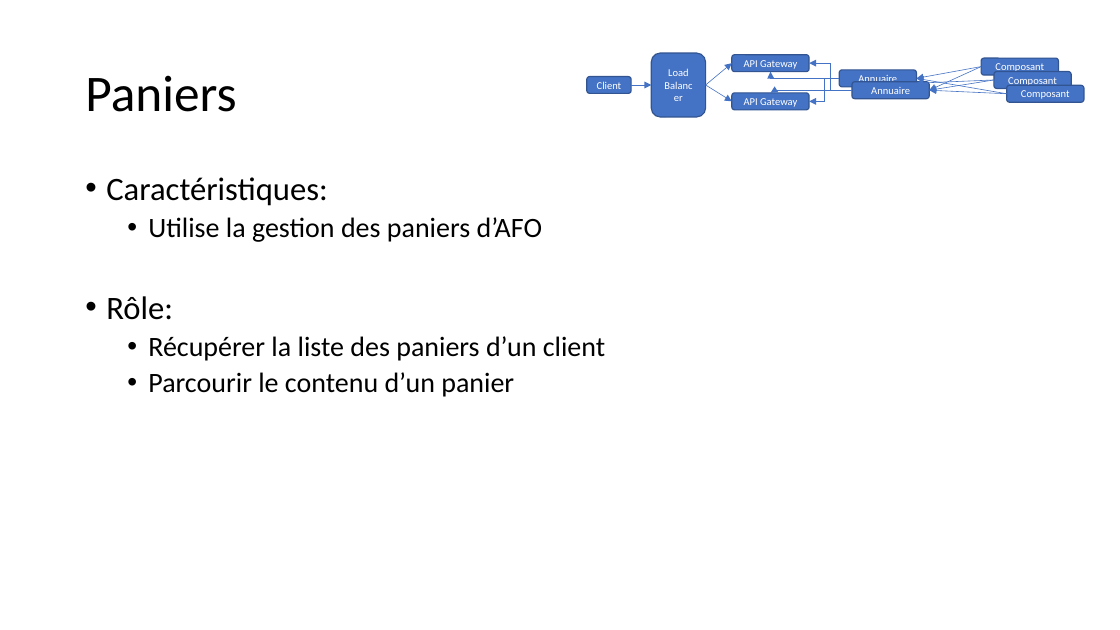
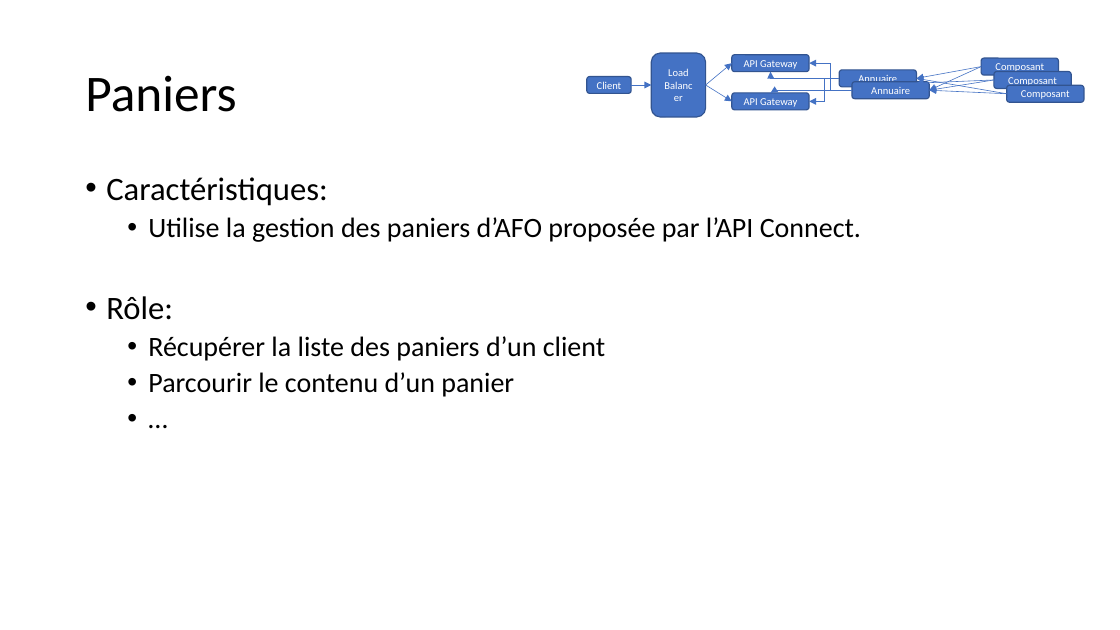
Before and after one commit to apulcino/MSAFO, a slide deck: slide 12 of maquette.pptx. Drawn at 1120x630 pixels with LibreOffice and Linux fonts; fonts in the diff are those of the drawing. Boxes give left, top, right and bottom in pixels: in the first picture for what was removed or moved away, otherwise in the second. Text is boxed around its words. In the diff, an @@ line names an element or a change of style, - is before the commit and + after.

```diff
--- a/maquette.pptx
+++ b/maquette.pptx
@@ text at (x1=106, y1=177, x2=861, y2=397): paragraph added @@
+  • …
@@ text at (x1=148, y1=217, x2=861, y2=242): text changed @@
-  • Utilise la gestion des paniers d’AFO
+  • Utilise la gestion des paniers d’AFO proposée par l’API Connect.
```
Also in this commit, not shown: 11 other slides changed.
